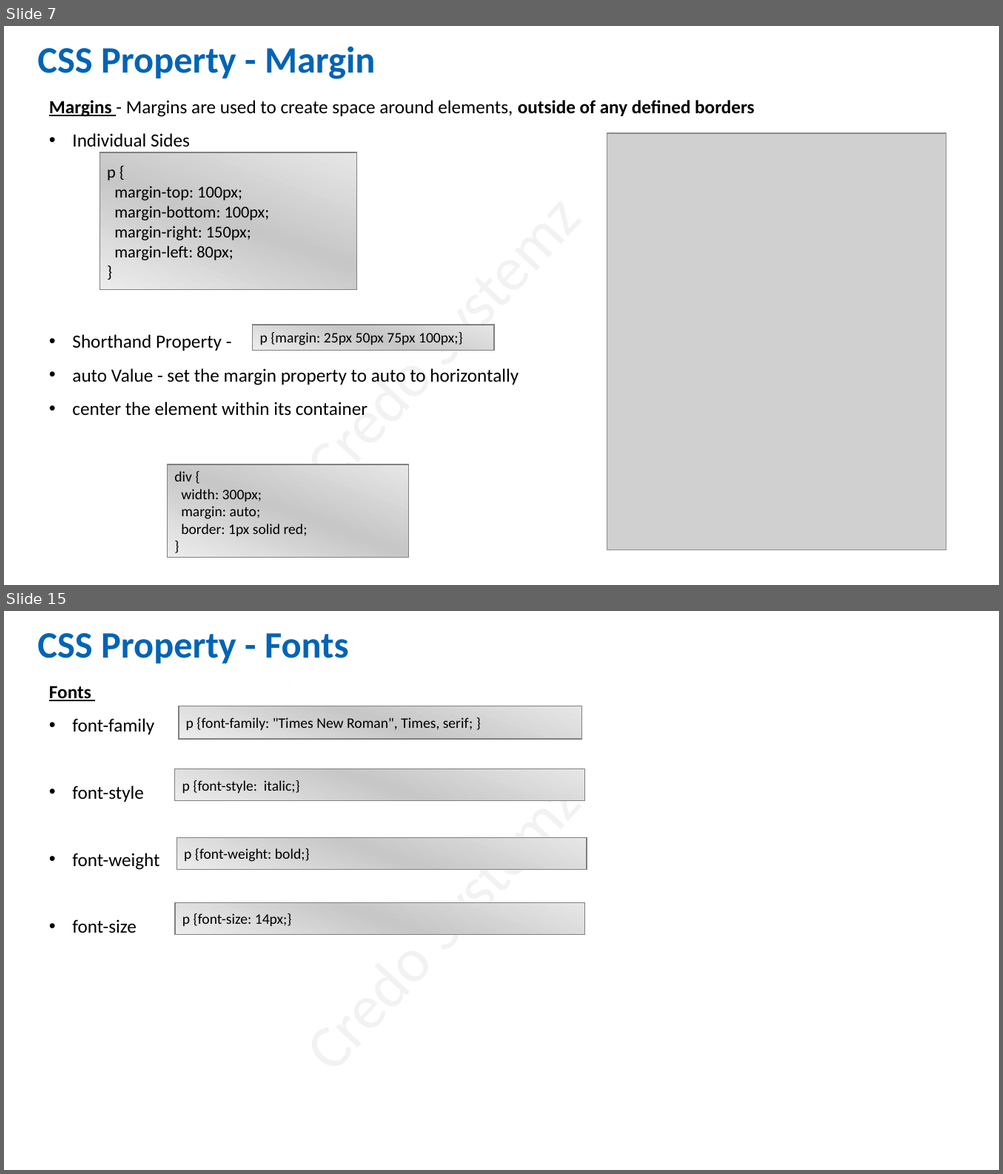
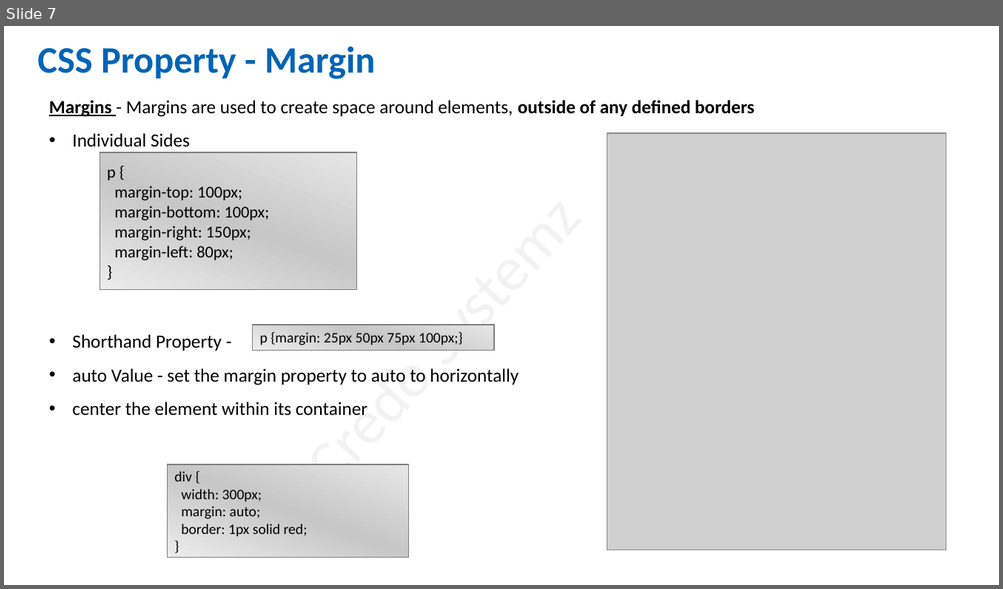
Before and after one commit to salman3009/newtownJuneBatch, a slide deck: June_Batch/2CSS/July-2022/04-07-22/CSS-BoxModal-Background-font-font-family-navigation-list.pptx. Shown one above the other, each under a label of ours: slides 7 and 15 before the commit, slide 7 after it; the slides between them are not shown. The pictures are 1003x1174 and 1003x589 pixels, drawn with LibreOffice and Linux fonts; fonts in the diff are those of the drawing; grey boxes stand for pictures. Boxes give left, top, right and bottom in pixels: in the first picture for what was removed or moved away, otherwise in the second. Text is boxed around its words. In the diff, an @@ line names an element or a change of style, - is before the commit and + after.

```diff
--- a/June_Batch/2CSS/July-2022/04-07-22/CSS-BoxModal-Background-font-font-family-navigation-list.pptx
+++ b/June_Batch/2CSS/July-2022/04-07-22/CSS-BoxModal-Background-font-font-family-navigation-list.pptx
@@ slide 15 removed at bbox=[4, 611, 999, 1170], background #FFFFFF; not listed: 1 template element that a slide beside it also shows @@
@@ text removed at bbox=[37, 633, 349, 664] @@
-CSS Property - Fonts
@@ text removed at bbox=[49, 686, 159, 933] @@
-Fonts
-• font-family
-• font-style
-• font-weight
-• font-size
@@ rectangle removed at bbox=[179, 706, 582, 738] @@
-p {font-family: "Times New Roman", Times, serif; }
@@ rectangle removed at bbox=[175, 769, 584, 801] @@
-p {font-style: italic;}
@@ rectangle removed at bbox=[176, 838, 586, 870] @@
-p {font-weight: bold;}
@@ rectangle removed at bbox=[175, 903, 584, 936] @@
-p {font-size: 14px;}
```
Also in this commit, not shown: 9 other slides removed, 25 other files.
